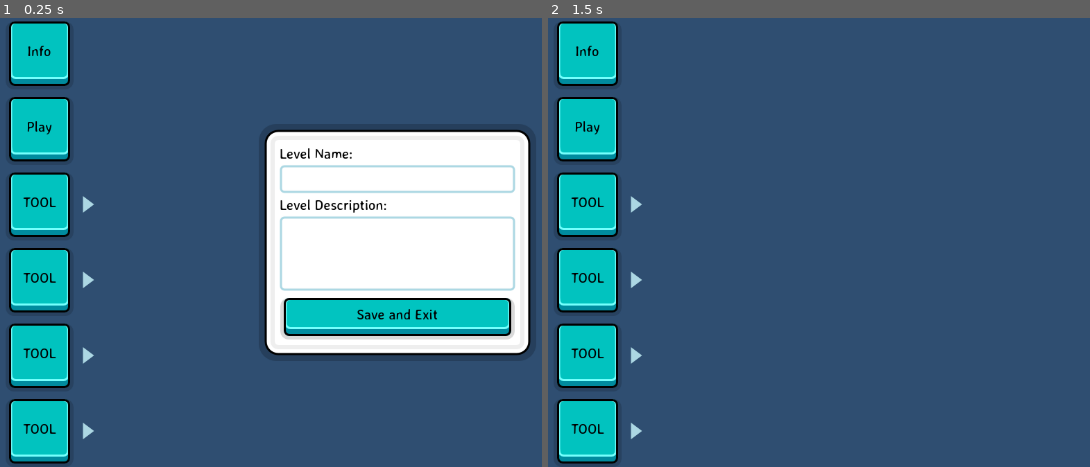
Above: before the commit, frames 1-2 (left to right).
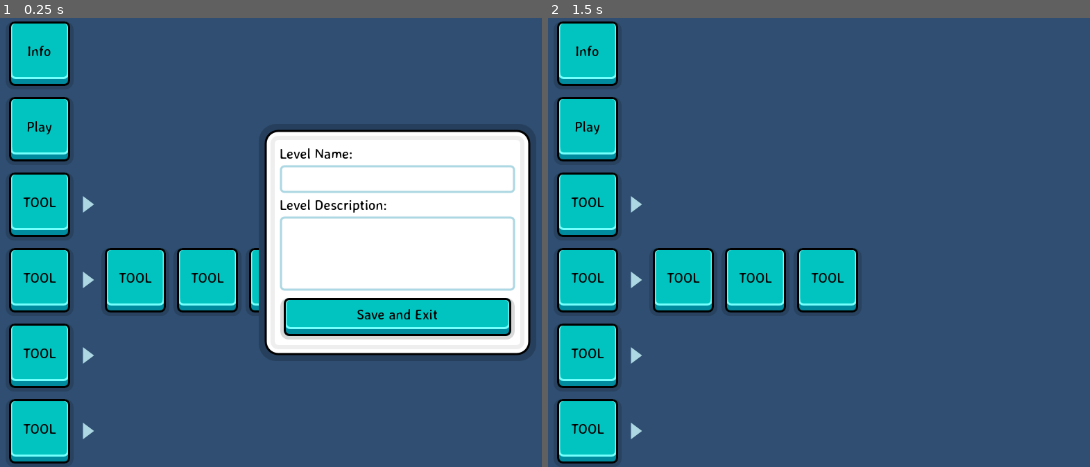
Above: after the commit, the same moments.

Repository: callieco-xyz/Skyward-Trials
Game: Godot game, scene res://objects/ui/screens/editor_screen/editor_screen.tscn
Same seed, same stepped clock (60 frames per second), same inputs: the game is played once before the commit and once after it. This scene is started directly instead of the project's main scene.
Inputs (mouse positions are in pixels of both pictures, inside the frame that each line leads up to):
- Up to frame 1 (0.25 s): no input
- Up to frame 2 (1.5 s): click (943, 179) at 0.52 s; type "Alex" at 0.6 s; click (943, 251) at 0.75 s; type "12" at 0.83 s; click "Play" at 1.25 s

The runs differ from the first frame. In frame 1, 3.5% of the frame differs, in the area x 19-48%, y 51-66%; in frame 2, 4.9%, in the area x 19-58%, y 51-66%.

Commit message:
editor updates

Diff:
--- a/components/environment/default_environment.tres
+++ b/components/environment/default_environment.tres
@@ -3,8 +3,5 @@
 [resource]
 background_mode = 3
 glow_enabled = true
-glow_levels/1 = 16.0
-glow_levels/2 = 16.0
-glow_levels/3 = 16.0
 glow_levels/4 = 1.0
 glow_blend_mode = 0
--- a/components/signal_bus/signal_bus.gd
+++ b/components/signal_bus/signal_bus.gd
@@ -12,4 +12,6 @@
 
 signal play_exit_pressed
 
+signal edit_tool_selected(tool_id)
+
 signal select_level_deleted
--- a/objects/hazards/turret/turret.tscn
+++ b/objects/hazards/turret/turret.tscn
@@ -39,7 +39,7 @@
 
 [sub_resource type="AtlasTexture" id="AtlasTexture_8hwk7"]
 atlas = ExtResource("1_nhmi2")
-region = Rect2(1240, 220, 60, 60)
+region = Rect2(654.545, 224.089, 41.8181, 50)
 
 [node name="Turret" type="Node2D"]
 script = ExtResource("1_t2h6w")
--- a/objects/tilemaps/assets/tile_map.tres
+++ b/objects/tilemaps/assets/tile_map.tres
@@ -15,19 +15,31 @@
 texture_region_size = Vector2i(150, 200)
 0:0/0 = 0
 0:0/0/texture_origin = Vector2i(0, -50)
+0:0/0/terrain_set = 0
+0:0/0/terrain = 0
 0:0/0/physics_layer_0/polygon_0/points = PackedVector2Array(0, -50, -75, -50, -75, 50, 0, 50, 75, 50, 75, -50)
 1:0/animation_columns = 1
 1:0/0 = 0
 1:0/0/texture_origin = Vector2i(0, -50)
+1:0/0/terrain_set = 0
+1:0/0/terrain = 0
 1:0/0/physics_layer_0/polygon_0/points = PackedVector2Array(0, -50, -75, -50, -75, 50, 0, 50, 75, 50, 75, -50)
 2:0/0 = 0
 2:0/0/texture_origin = Vector2i(0, -50)
+2:0/0/terrain_set = 0
+2:0/0/terrain = 0
 3:0/0 = 0
 3:0/0/texture_origin = Vector2i(0, -50)
+3:0/0/terrain_set = 0
+3:0/0/terrain = 0
 4:0/0 = 0
 4:0/0/texture_origin = Vector2i(0, -50)
+4:0/0/terrain_set = 0
+4:0/0/terrain = 0
 5:0/0 = 0
 5:0/0/texture_origin = Vector2i(0, -50)
+5:0/0/terrain_set = 0
+5:0/0/terrain = 0
 6:0/0 = 0
 6:0/0/texture_origin = Vector2i(0, -50)
 7:0/0 = 0
@@ -42,15 +54,30 @@
 9:0/size_in_atlas = Vector2i(1, 2)
 9:0/0 = 0
 9:0/0/texture_origin = Vector2i(0, -50)
-1:1/size_in_atlas = Vector2i(1, 2)
-1:1/0 = 0
-1:1/0/texture_origin = Vector2i(0, -50)
 2:1/size_in_atlas = Vector2i(1, 2)
 2:1/0 = 0
 2:1/0/texture_origin = Vector2i(0, -50)
 3:1/size_in_atlas = Vector2i(1, 2)
 3:1/0 = 0
 3:1/0/texture_origin = Vector2i(0, -50)
+8:1/0 = 0
+8:1/0/texture_origin = Vector2i(0, -50)
+7:1/0 = 0
+7:1/0/texture_origin = Vector2i(0, -50)
+6:1/0 = 0
+6:1/0/texture_origin = Vector2i(0, -50)
+1:3/size_in_atlas = Vector2i(1, 2)
+1:3/0 = 0
+1:3/0/texture_origin = Vector2i(0, -50)
+2:3/size_in_atlas = Vector2i(1, 2)
+2:3/0 = 0
+2:3/0/texture_origin = Vector2i(0, -50)
+3:3/size_in_atlas = Vector2i(1, 2)
+3:3/0 = 0
+3:3/0/texture_origin = Vector2i(0, -50)
+1:1/size_in_atlas = Vector2i(1, 2)
+1:1/0 = 0
+1:1/0/texture_origin = Vector2i(0, -50)
 
 [sub_resource type="TileSetScenesCollectionSource" id="TileSetScenesCollectionSource_j1vrr"]
 scenes/1/scene = ExtResource("2_0cmkr")
@@ -67,5 +94,8 @@
 tile_size = Vector2i(150, 100)
 physics_layer_0/collision_layer = 1
 physics_layer_1/collision_layer = 1
+terrain_set_0/mode = 0
+terrain_set_0/terrain_0/name = "Terrain 0"
+terrain_set_0/terrain_0/color = Color(0.5, 0.34375, 0.25, 1)
 sources/0 = SubResource("TileSetAtlasSource_1nbha")
 sources/1 = SubResource("TileSetScenesCollectionSource_j1vrr")
--- a/objects/tilemaps/edit_map/edit_map.gd
+++ b/objects/tilemaps/edit_map/edit_map.gd
@@ -2,9 +2,24 @@
 
 
 var level_info: LevelInfo
+var tool_id: int
+var tool_coords: Array[Vector2i] = [
+	Vector2i(0,1), Vector2i(8,0), Vector2i(8,1), Vector2i(6,0), Vector2i(6,1), Vector2i(7,0),
+	Vector2i(3,1), Vector2i(3,3), Vector2i(1,1), Vector2i(1,3), Vector2i(2,1), Vector2i(2,3),
+]
+
+enum tool {
+	WALL_BLOCK, SPIKE_BLOCK, SPIKES_OFFSET, BLINK_BLOCK, BLINK_OFFSET, WEAK_BLOCK,
+	TUR_RED, TUR_RED_OFFSET, TUR_GREEN, TUR_GREEN_OFFSET, TUR_PURPLE, TUR_PURPLE_OFFSET,
+	GROUND, DELETE }
 
 
 # Called when the node enters the scene tree for the first time.
 func _ready() -> void:
+	SignalBus.edit_tool_selected.connect(tool_changed)
 	if level_info == null:
 		level_info = LevelInfo.new()
+
+
+func tool_changed(_new_tool_id) -> void:
+	pass
--- a/objects/tilemaps/edit_map/edit_map.tscn
+++ b/objects/tilemaps/edit_map/edit_map.tscn
@@ -1,10 +1,20 @@
-[gd_scene load_steps=2 format=3 uid="uid://d08dj2nde4i82"]
+[gd_scene load_steps=3 format=3 uid="uid://d08dj2nde4i82"]
 
 [ext_resource type="Script" path="res://objects/tilemaps/edit_map/edit_map.gd" id="1_j3acj"]
+[ext_resource type="TileSet" uid="uid://bl7wr21vcgyff" path="res://objects/tilemaps/assets/tile_map.tres" id="2_iso35"]
 
 [node name="EditMap" type="Node2D"]
+z_as_relative = false
+y_sort_enabled = true
 script = ExtResource("1_j3acj")
 
 [node name="LevelMap" type="TileMapLayer" parent="."]
+z_as_relative = false
+y_sort_enabled = true
+tile_set = ExtResource("2_iso35")
 
 [node name="EditorHint" type="TileMapLayer" parent="."]
+modulate = Color(1, 1, 1, 0.5)
+z_as_relative = false
+y_sort_enabled = true
+tile_set = ExtResource("2_iso35")
--- a/objects/ui/screens/editor_screen/editor_screen.tscn
+++ b/objects/ui/screens/editor_screen/editor_screen.tscn
@@ -91,7 +91,6 @@
 texture_normal = SubResource("AtlasTexture_bltlc")
 
 [node name="Options" type="HBoxContainer" parent="Sidebar/Actions/Tool2"]
-visible = false
 layout_mode = 2
 
 [node name="ToolChoice1" type="Button" parent="Sidebar/Actions/Tool2/Options"]
--- a/objects/ui/screens/level_selection_screen/level_selection_screen.gd
+++ b/objects/ui/screens/level_selection_screen/level_selection_screen.gd
@@ -10,23 +10,25 @@
 
 
 func _ready() -> void:
-	reset_levels()
-	set_levels_width()
-	get_tree().root.size_changed.connect(set_levels_width)
-	SignalBus.select_level_deleted.connect(reset_levels)
+	repopulate_level_panels()
+	set_level_select_width()
+	get_tree().root.size_changed.connect(set_level_select_width)
+	SignalBus.select_level_deleted.connect(repopulate_level_panels)
 
 
-func set_levels_width() -> void:
-	if get_viewport_rect().size.x > 1300:
+func set_level_select_width() -> void:
+	var screen_width := get_viewport_rect().size.x
+	level_select.custom_minimum_size.x = 556
+	if screen_width > 1300:
 		level_select.custom_minimum_size.x = 1120
-	if get_viewport_rect().size.x > 1900:
+	if screen_width > 1900:
 		level_select.custom_minimum_size.x = 1680
 	scroll.custom_minimum_size.y = get_viewport_rect().size.y * 0.4
 
-func reset_levels() -> void:
+
+func repopulate_level_panels() -> void:
 	for level in level_select.get_children():
 		level.queue_free()
-		saved_levels = []
 	get_saved_levels()
 	populate_saved_levels()
 
@@ -40,9 +42,9 @@
 		level_select.add_child(new_level_panel)
 
 
-
 func get_saved_levels() -> void:
 	var saved_level_files := DirAccess.get_files_at(saved_levels_path)
+	saved_levels.clear()
 	if saved_level_files.size() == 0:
 		return
 	for level_file in saved_level_files:
--- a/objects/ui/screens/level_selection_screen/level_selection_screen.tscn
+++ b/objects/ui/screens/level_selection_screen/level_selection_screen.tscn
@@ -36,6 +36,7 @@
 theme_type_variation = &"MarginMed"
 
 [node name="LevelSelect" type="HFlowContainer" parent="PanelContainer/VBoxContainer/ScrollContainer/MarginContainer"]
+custom_minimum_size = Vector2(556, 0)
 layout_mode = 2
 size_flags_horizontal = 3
 size_flags_vertical = 3
Binary file changed: objects/tilemaps/assets/tiles.png
Not shown, changed: saved_levels/.tres
